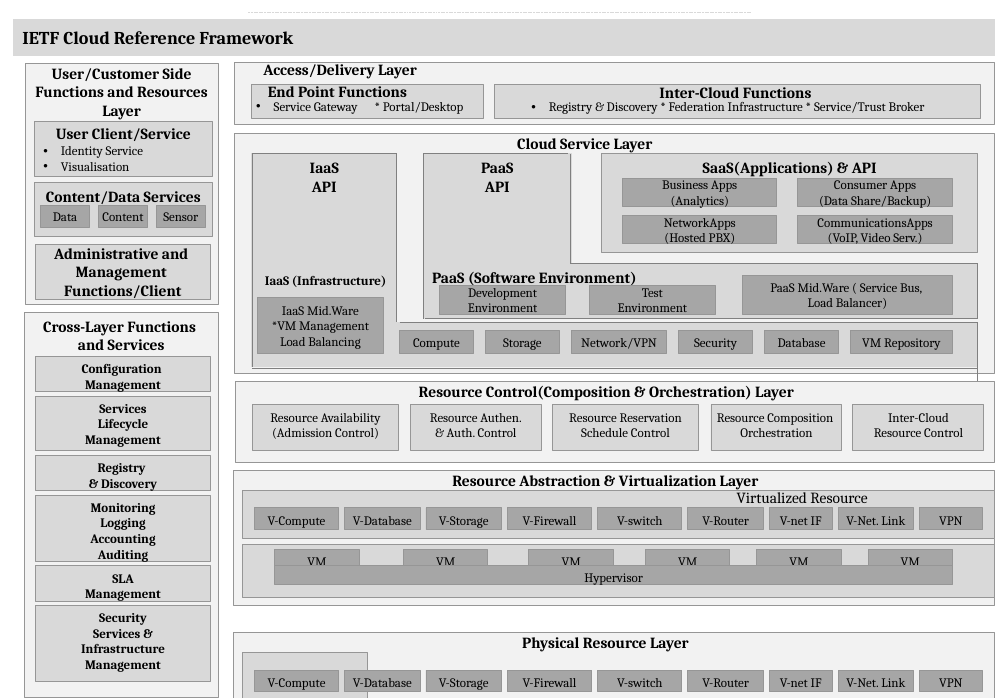
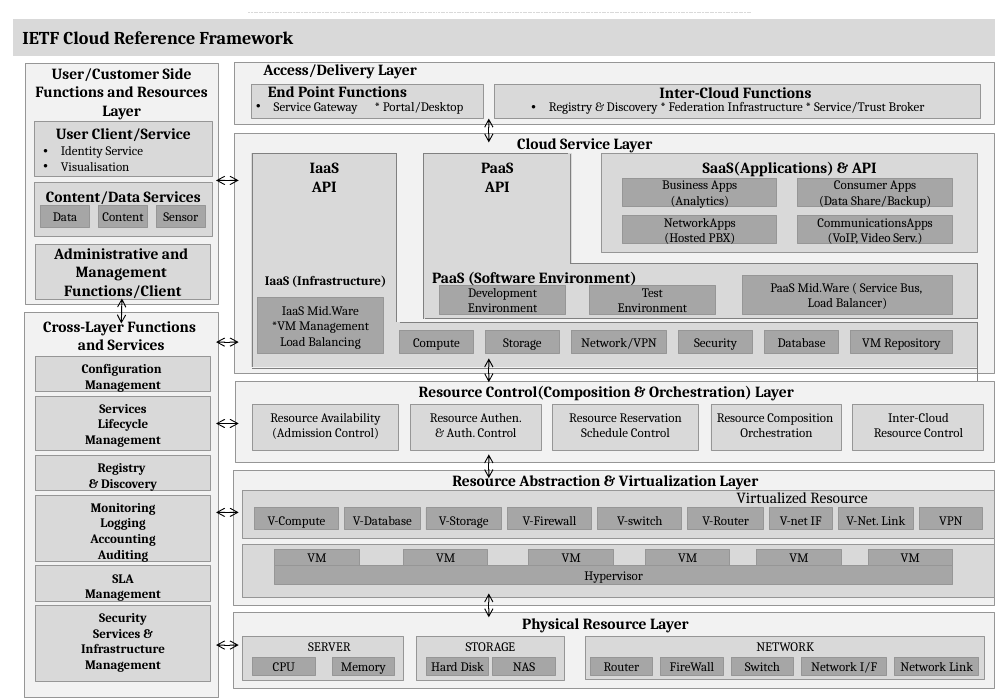
Before and after one commit to netbeanskorea/netbeans, a slide deck: slide 8 of cloud/src/document/표준 Cloud Architecture_Raw_v0.1_20150424.pptx (slide 3 before the commit). Drawn at 1008x698 pixels with LibreOffice and Linux fonts; fonts in the diff are those of the drawing. Boxes give left, top, right and bottom in pixels: in the first picture for what was removed or moved away, otherwise in the second. Text is boxed around its words. In the diff, an @@ line names an element or a change of style, - is before the commit and + after.

```diff
--- a/cloud/src/document/표준 Cloud Architecture_Raw_v0.1_20150424.pptx
+++ b/cloud/src/document/표준 Cloud Architecture_Raw_v0.1_20150424.pptx
@@ double arrow added from (489, 118) to (489, 142), #000000 0.75 pt @@
@@ double arrow added from (216, 181) to (239, 181), #000000 0.75 pt @@
@@ double arrow added from (122, 299) to (121, 324), #000000 0.75 pt @@
@@ double arrow added from (216, 343) to (239, 343), #000000 0.75 pt @@
@@ double arrow added from (489, 358) to (489, 383), #000000 0.75 pt @@
@@ double arrow added from (216, 423) to (239, 423), #000000 0.75 pt @@
@@ double arrow added from (489, 454) to (489, 478), #000000 0.75 pt @@
@@ double arrow added from (216, 513) to (239, 513), #000000 0.75 pt @@
@@ double arrow added from (489, 594) to (489, 617), #000000 0.75 pt @@
@@ text "Physical Resource Layer" moved from (x1=522, y1=637, x2=689, y2=652) to (x1=522, y1=618, x2=689, y2=633) @@
@@ rectangle resized from (x1=234, y1=633, x2=996, y2=698) to (x1=234, y1=612, x2=996, y2=688) @@
@@ double arrow added from (216, 645) to (239, 645), #000000 0.75 pt @@
@@ rectangle resized from (x1=242, y1=652, x2=367, y2=698) to (x1=242, y1=637, x2=403, y2=680) @@
@@ rectangle "CPU" resized from (x1=254, y1=670, x2=339, y2=692) to (x1=252, y1=657, x2=315, y2=675) @@
@@ text "STORAGE" moved from (x1=426, y1=670, x2=502, y2=692) to (x1=466, y1=642, x2=516, y2=651) @@
@@ text "STORAGE" at (x1=466, y1=642, x2=516, y2=651): fill #A6A6A6 to none; outline #969696 0.75 pt to none @@
@@ text at (x1=466, y1=642, x2=516, y2=651): text changed @@
-V-Storage
+STORAGE
@@ rectangle "Router" resized from (x1=688, y1=670, x2=763, y2=692) to (x1=590, y1=657, x2=652, y2=675) @@
@@ rectangle "FireWall" resized from (x1=507, y1=670, x2=592, y2=692) to (x1=661, y1=657, x2=723, y2=675) @@
@@ rectangle "Switch" resized from (x1=598, y1=670, x2=682, y2=692) to (x1=732, y1=657, x2=794, y2=675) @@
@@ group added at (x1=308, y1=637, x2=985, y2=680): 6 rectangles, 2 texts @@
+Memory
+SERVER
+Hard Disk
+NAS
+Network I/F
+NETWORK
@@ vertical alignment top to middle in 12 elements at (x1=275, y1=565, x2=952, y2=585), (x1=275, y1=550, x2=359, y2=566), (x1=404, y1=550, x2=489, y2=566), (x1=530, y1=550, x2=614, y2=566), (x1=646, y1=550, x2=731, y2=566), (x1=757, y1=550, x2=841, y2=566), (x1=868, y1=550, x2=953, y2=566), (x1=590, y1=657, x2=652, y2=675), (x1=732, y1=657, x2=794, y2=675), (x1=661, y1=657, x2=723, y2=675), (x1=252, y1=657, x2=315, y2=675), (x1=894, y1=657, x2=979, y2=675) @@
@@ rectangle "Network Link" resized from (x1=839, y1=670, x2=914, y2=692) to (x1=894, y1=657, x2=979, y2=675) @@
@@ text in rectangle at (x1=273, y1=662, x2=295, y2=671): text changed @@
-V-Compute
+CPU
@@ rectangle removed at (x1=344, y1=670, x2=420, y2=692) @@
-V-Database
@@ text in rectangle at (x1=604, y1=662, x2=640, y2=671): text changed @@
-V-Router
+Router
@@ text in rectangle at (x1=670, y1=662, x2=714, y2=671): text changed @@
-V-Firewall
+FireWall
@@ text in rectangle at (x1=745, y1=662, x2=780, y2=671): text changed @@
-V-switch
+Switch
@@ rectangle removed at (x1=770, y1=670, x2=832, y2=692) @@
-V-net IF
@@ text in rectangle at (x1=900, y1=662, x2=973, y2=671): text changed @@
-V-Net. Link
+Network Link
@@ rectangle removed at (x1=920, y1=670, x2=982, y2=692) @@
-VPN
@@ page number at (x1=988, y1=688, x2=994, y2=689): text changed @@
-2
+7
```
Also in this commit, not shown: 5 slides added, 1 other file.
